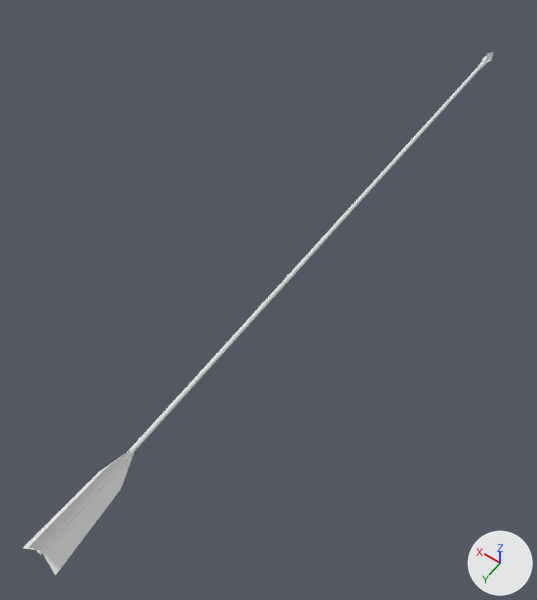
What one commit did to the FBX model Assets/_3DModels/Characters/archer/fleche_arc_low.fbx.
Camera for both pictures: a camera (50 mm lens) standing at (-0.273, 0.104, 0.601) and looking at (0.021, -0.309, -0.047). Arrows for +X, +Y and +Z are at lower right; the lights stay in place. Where no turn or scale is listed for an object, it has been applied to the vertices.

The first picture shows 'fleche_arc'.
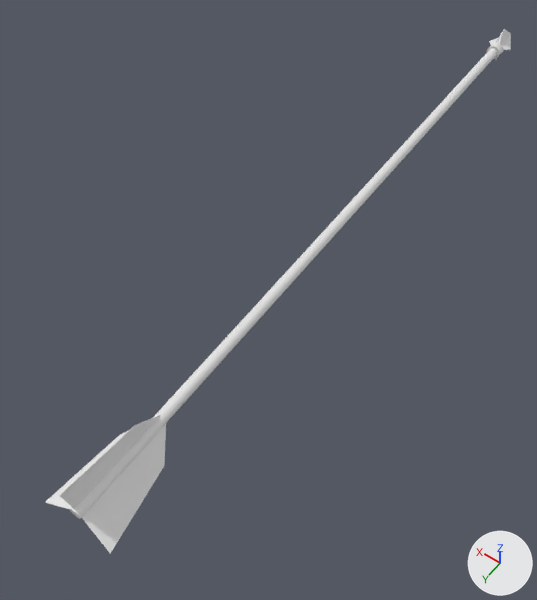
Boxes [x1, y1, x2, y2] around the edits, measured in the pictures (537 x 600 px; the box of a moved part takes in the faces that stretch with it):
'fleche_arc', reshaped: before [23, 52, 493, 576]; after [45, 29, 511, 554]
part 1 of me_mesh, moved or reshaped: before [37, 65, 482, 555]; after [69, 48, 497, 519]
part 2 of me_mesh, moved or reshaped: before [23, 452, 127, 550]; after [45, 430, 129, 509]
part 3 of me_mesh, moved or reshaped: before [29, 449, 132, 550]; after [60, 415, 160, 509]
part 4 of me_mesh, moved or reshaped: before [43, 453, 134, 576]; after [81, 424, 166, 554]
part 5 of me_mesh, moved or reshaped: before [478, 52, 493, 69]; after [487, 29, 511, 61]

What the commit changed:
me_mesh is used by ob_fleche_arc; location (0.0, 0.0, 0.0).
me_mesh had 75 vertices, 63 faces and spanned x -0.019..0.019, y -0.815..0.045, z -0.011..0.022.
me_mesh now has 75 vertices, 63 faces and spans x -0.039..0.039, y -0.871..0.004, z -0.025..0.045.
me_mesh part 1: the loose piece of 20 vertices spanning x -0.002..0.002, y -0.776..0.041, z -0.002..0.002 is scaled about its middle by (2.65, 1, 2.65), then moved by (0.0, -0.041, 0.0).
me_mesh part 2: the loose piece of 8 vertices spanning x 0.001..0.019, y -0.074..0.045, z -0.011..-0.001 is scaled about its middle by (2.02, 1, 2.02), then moved by (0.01, -0.041, -0.006).
me_mesh part 3: the loose piece of 8 vertices spanning x 0.0, y -0.074..0.045, z 0.002..0.022 is scaled about its middle by (2.02, 1, 2.02), then moved by (0.0, -0.041, 0.012).
me_mesh part 4: the loose piece of 8 vertices spanning x -0.019..-0.001, y -0.074..0.045, z -0.011..-0.001 is scaled about its middle by (2.02, 1, 2.02), then moved by (-0.011, -0.041, -0.006).
me_mesh part 5: 31 of 75 vertices moved; they spanned x -0.006..0.006, y -0.815..-0.772, z -0.01..0.01 and now span x -0.017..0.016, y -0.871..-0.813, z -0.025..0.025; mean shift (0.0, -0.041, 0.0); largest move (0.0, -0.815, 0.0) -> (0.0, -0.871, 0.0).
